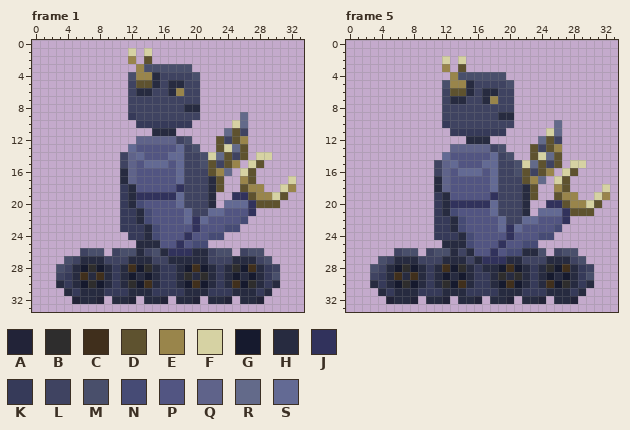
Pixel-art file -- assets/images/characters/construction_bot_standing.aseprite. This is how it looked before the edit.
34x34 pixels, 8 frames. Colours within 5 levels of each other are drawn and written as one. Shown: frame 1, frame 5. The commit also changed other frames, which this record leaves out.
Palette (. is transparent): A #222338  B #2e2d2d  C #402f1c  D #5e522f  E #99854b  F #d6d2a3  G #161a2e  H #272b40  J #31325c  K #363a59  L #3f4361  M #494f6b  N #464b75  P #525582  Q #5f638a  R #636a8a  S #636a94
New version:
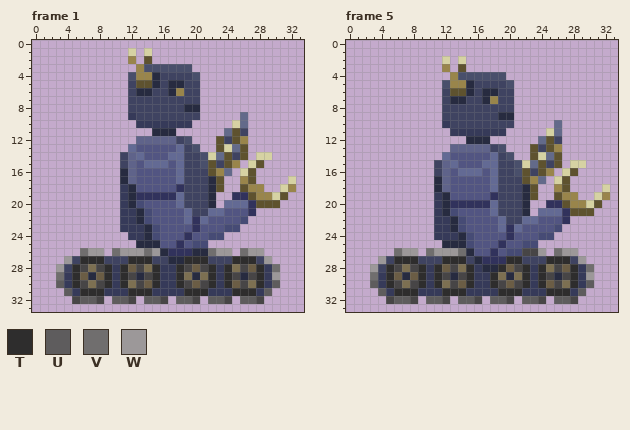
Colours new in this view: T #2e2d2d  U #5e5c5d  V #706e6e  W #9c9899
Commit: Continue sketching pixel-art for other character concepts.
Change:
colour B: #2e2d2d -> #7d7052
colour C: #402f1c -> #6b5d45
colour G: #161a2e -> #474546
Changed rows in their new state; - is a pixel that keeps its letter.
Frame 1, layer "wheels":
first column x 3:
26 ---VWW-VWWWVW------VWW-VWW--
27 -W-TTT---TTT----TTT---TTT-W-
28 W-T---T-T---T--T---T-T---T-V
29 V-T---T-T---T--T---T-T---T-W
30 U-T---T-T---T--T---T-T---T-U
31 -U-TTT---TTT----TTT---TTT-U-
32 --GUUG-UUG-UUG-UUG-UUG-UUG--
Frame 5, layers "left arm", "wheels":
first column x 3:
26 ---VWW-VWWWV-------GGW-VWW--
27 -W-TTT---TTT-----TT---TTT-W-
28 W-T---T-T---T---T--T-T---T-V
29 V-T---T-T---T--T---T-T---T-W
30 U-T---T-T---T--T---T-T---T-U
31 -U-TTT---TTT----TTT---TTT-U-
32 --GUUG-UUG-UUG-UUG-UUG-UUG--
Changed places in both pictures, as pixel boxes (x1, y1, x2, y2):
changed: (56, 248, 280, 304)
changed: (370, 248, 594, 304)
